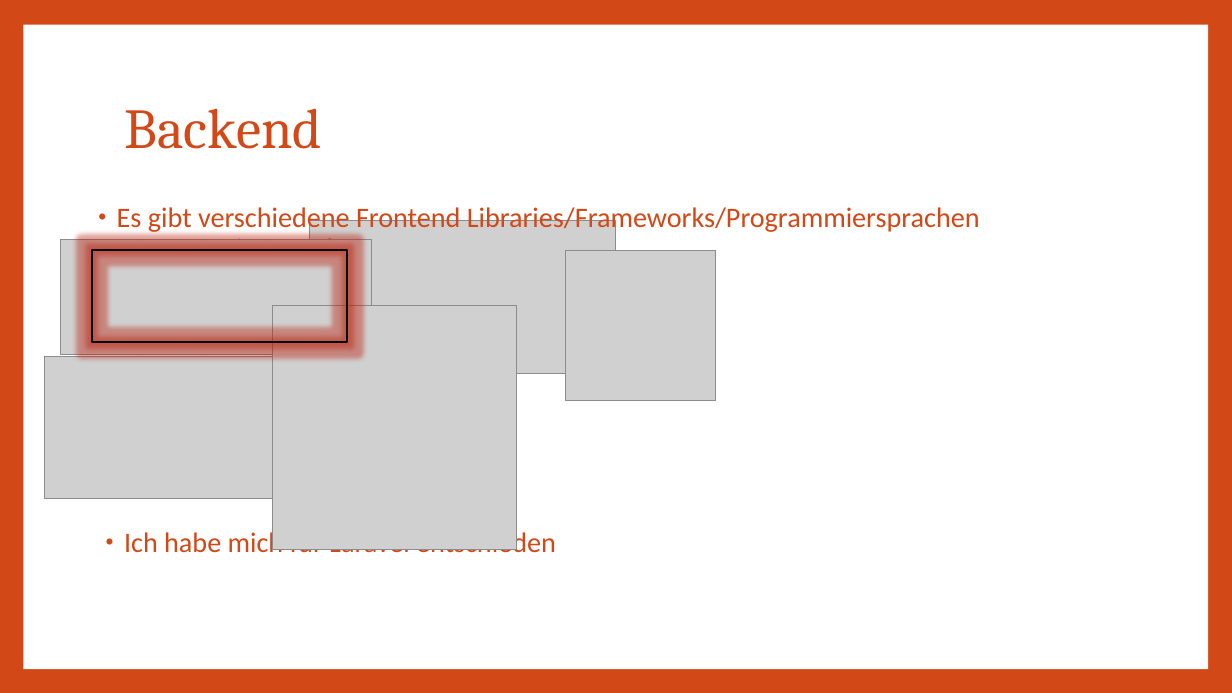
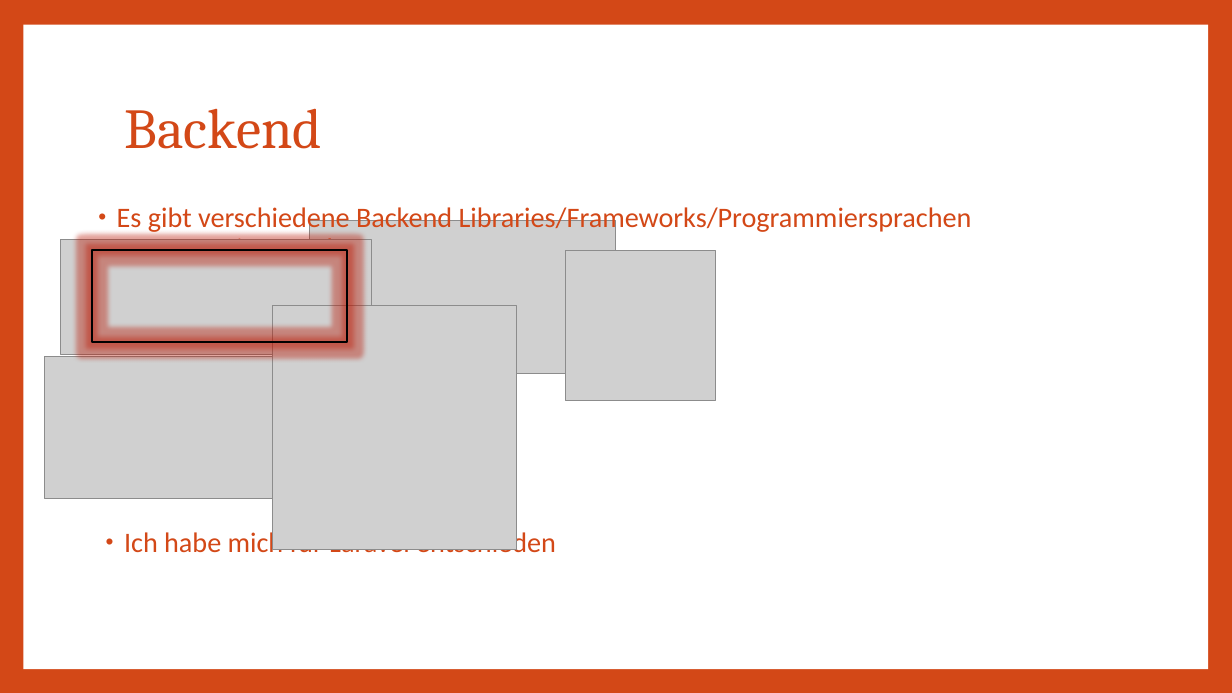
Before and after one commit to Lio396/AbgabeDossierProjekt, a slide deck: slide 7 of 04_Präsentation/VueJS_Laravel_website.pptx. Drawn at 1232x693 pixels with LibreOffice and Linux fonts; fonts in the diff are those of the drawing; grey boxes stand for pictures. Boxes give left, top, right and bottom in pixels: in the first picture for what was removed or moved away, otherwise in the second. Text is boxed around its words. In the diff, an @@ line names an element or a change of style, - is before the commit and + after.

```diff
--- a/04_Präsentation/VueJS_Laravel_website.pptx
+++ b/04_Präsentation/VueJS_Laravel_website.pptx
@@ text at (x1=117, y1=204, x2=972, y2=264): text changed @@
-• Es gibt verschiedene Frontend Libraries/Frameworks/Programmiersprachen Programmiersprachen
+• Es gibt verschiedene Backend Libraries/Frameworks/Programmiersprachen Programmiersprachen
```
Also in this commit, not shown: 2 other slides changed, 1 slide added.
